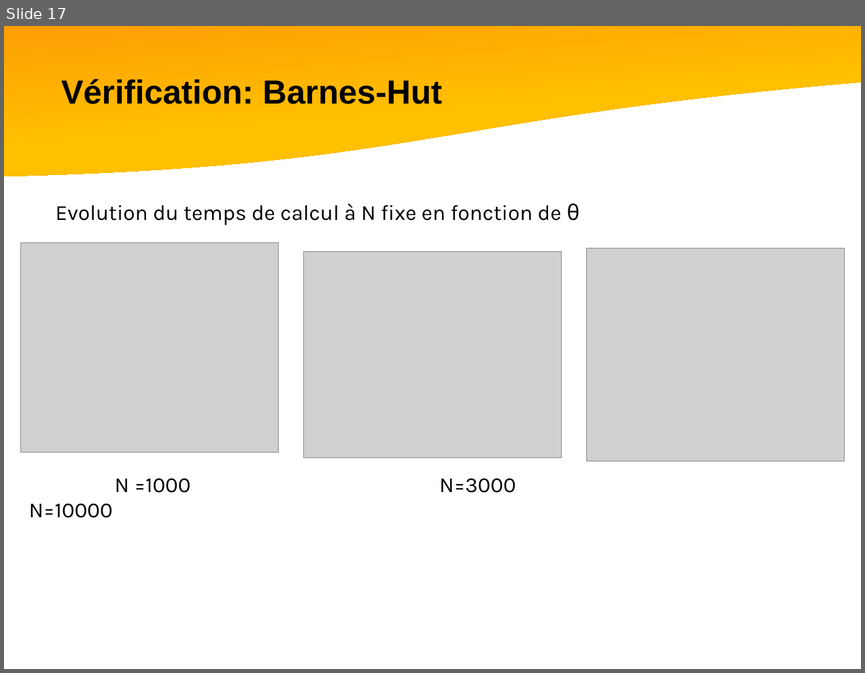
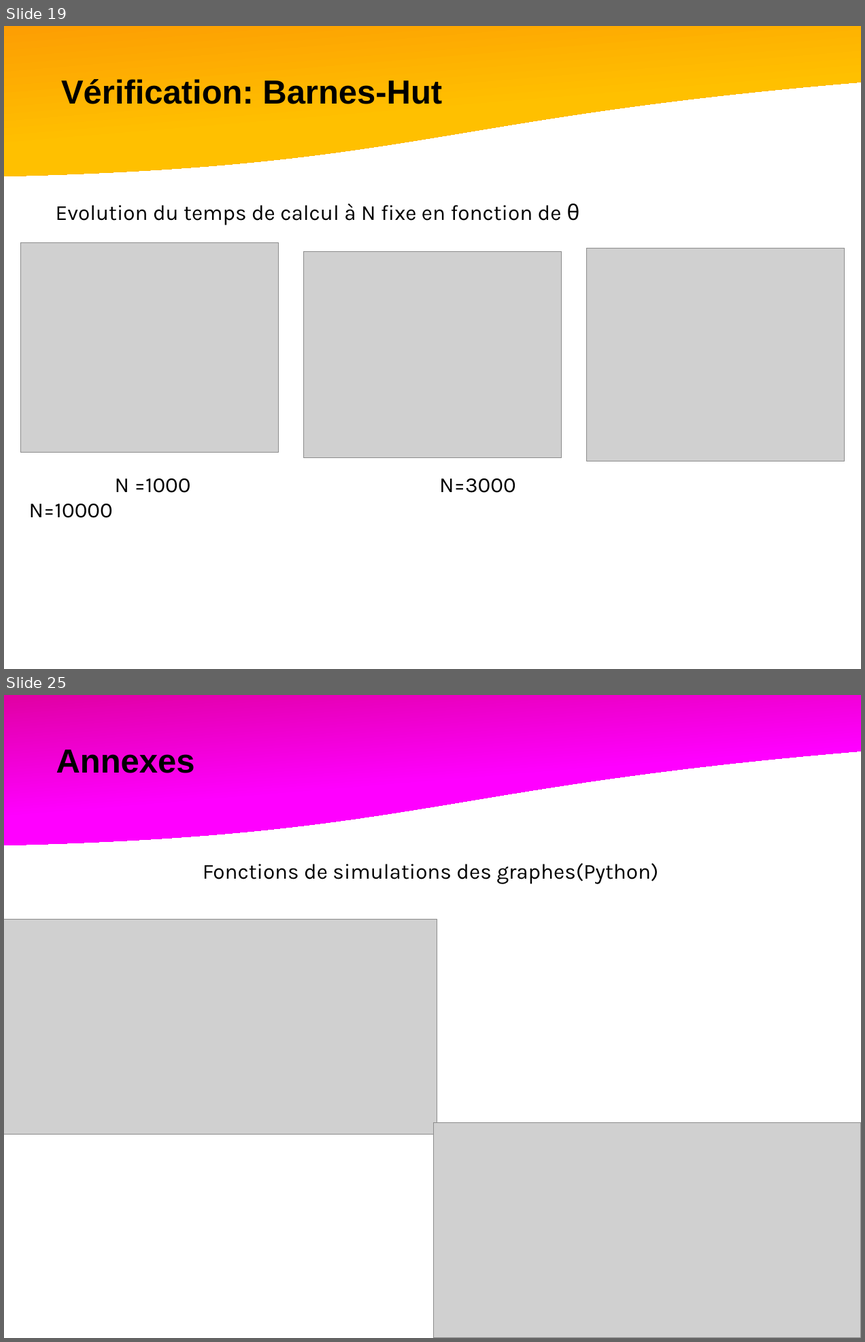
Before and after one commit to rfaucon2/TIPI_Spe, a slide deck: Diapo/TIPE-Spe.pptx. Shown one above the other, each under a label of ours: slide 17 before the commit, slides 19 and 25 after it; the slides between them are not shown. The pictures are 865x673 and 865x1342 pixels, drawn with LibreOffice and Linux fonts; fonts in the diff are those of the drawing; grey boxes stand for pictures. Boxes give left, top, right and bottom in pixels: in the first picture for what was removed or moved away, otherwise in the second. Text is boxed around its words. In the diff, an @@ line names an element or a change of style, - is before the commit and + after.

```diff
--- a/Diapo/TIPE-Spe.pptx
+++ b/Diapo/TIPE-Spe.pptx
@@ slide 25 added at bbox=[4, 695, 861, 1338], background #FFFFFF @@
@@ flow chart document added at bbox=[4, 695, 861, 858], fill gradient #CC0066 to #FF00FF @@
@@ text added at bbox=[56, 749, 195, 773], 28 pt, text #000000, bold @@
+Annexes
@@ text added at bbox=[203, 863, 658, 884], 18 pt, text #000000 @@
+Fonctions de simulations des graphes(Python)
@@ picture added at bbox=[4, 919, 438, 1134] @@
@@ picture added at bbox=[433, 1123, 861, 1338] @@
@@ what was slide 17 is now slide 19 @@
```
Also in this commit, not shown: 3 slides changed, 8 other slides added, 4 slides removed, 8 other files.
